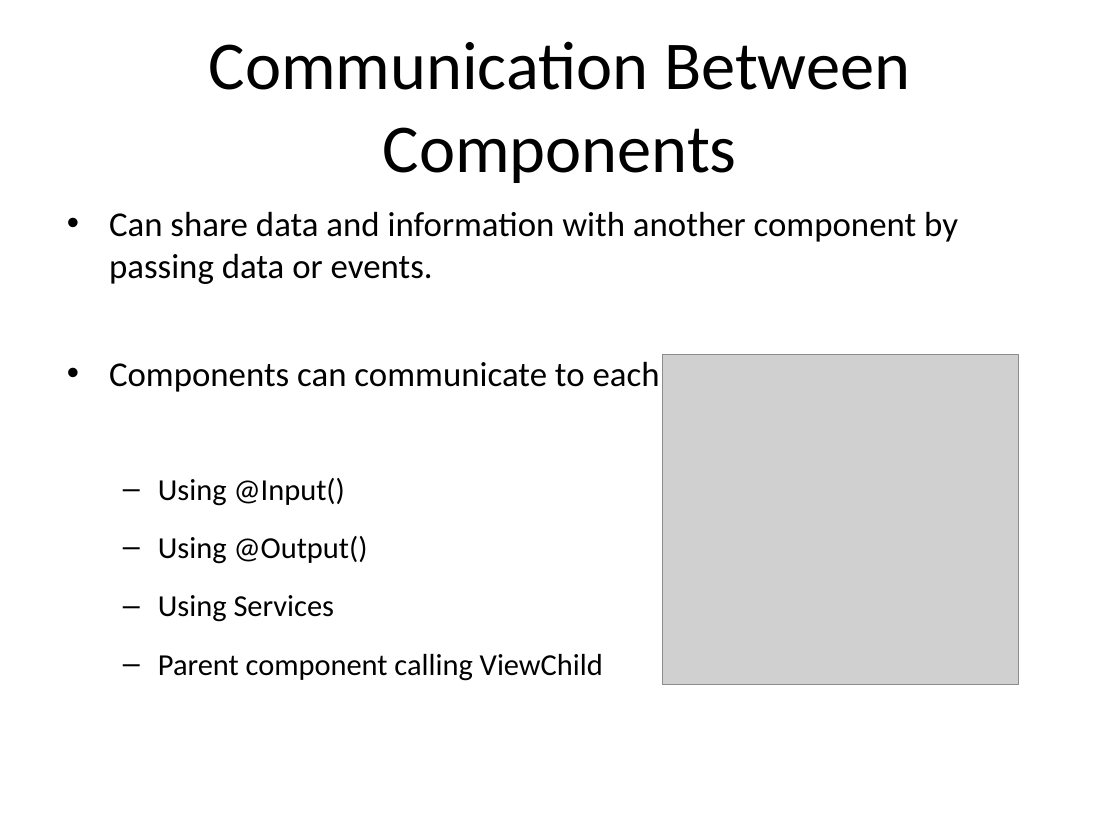
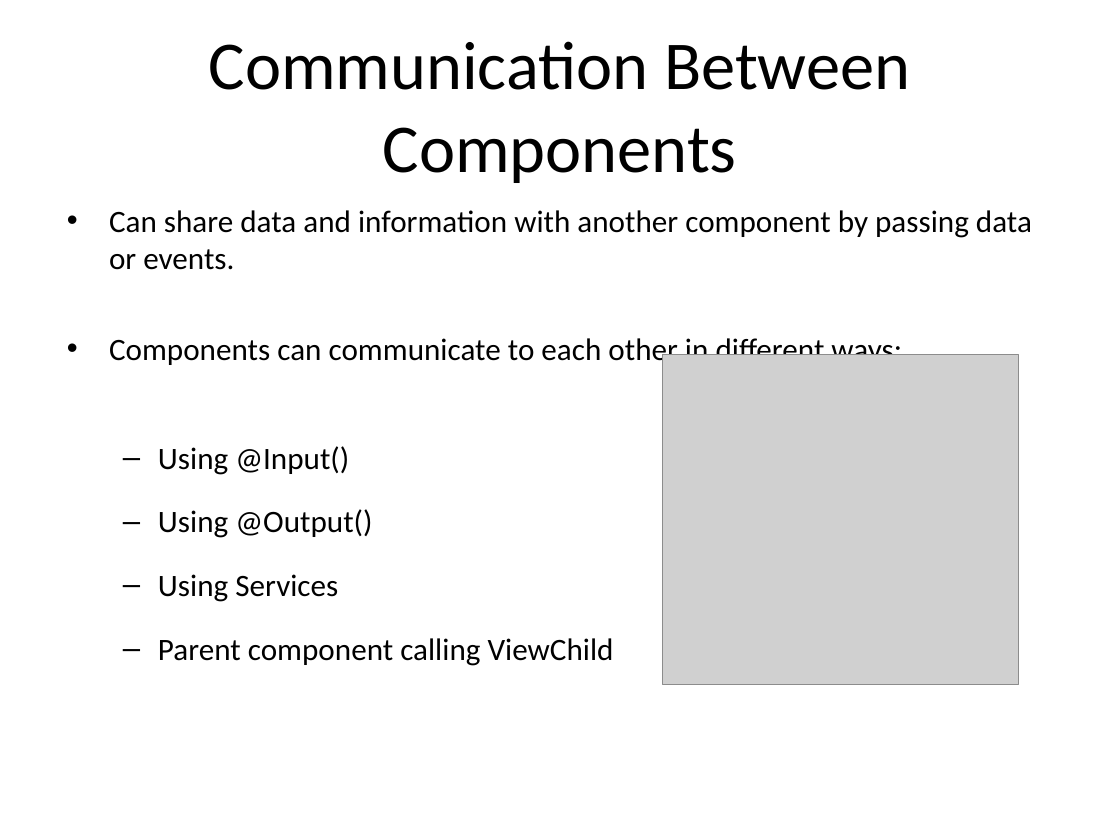
Before and after one commit to vishnumvn/AngularJS_Tut, a slide deck: slide 221 of Materials/Angular_Module01.ppt. Drawn at 1120x840 pixels with LibreOffice and Linux fonts; fonts in the diff are those of the drawing; grey boxes stand for pictures. Boxes give left, top, right and bottom in pixels: in the first picture for what was removed or moved away, otherwise in the second. Text is boxed around its words. In the diff, an @@ line names an element or a change of style, - is before the commit and + after.

```diff
--- a/Materials/Angular_Module01.ppt
+++ b/Materials/Angular_Module01.ppt
@@ text "Can share data and information ..." at (109, 210, 1032, 666): size 22.4 to 20 pt in "Can share data and information with another ...", "Components can communicate to each other in ..."; size 19.6 to 20 pt in "Using @Input()", "Using @Output()", "Using Services", "Parent component calling ViewChild"; less space between paragraphs; line spacing 1.3 to 1.5 @@
```
Also in this commit, not shown: 5 other slides changed, 56 other files.
